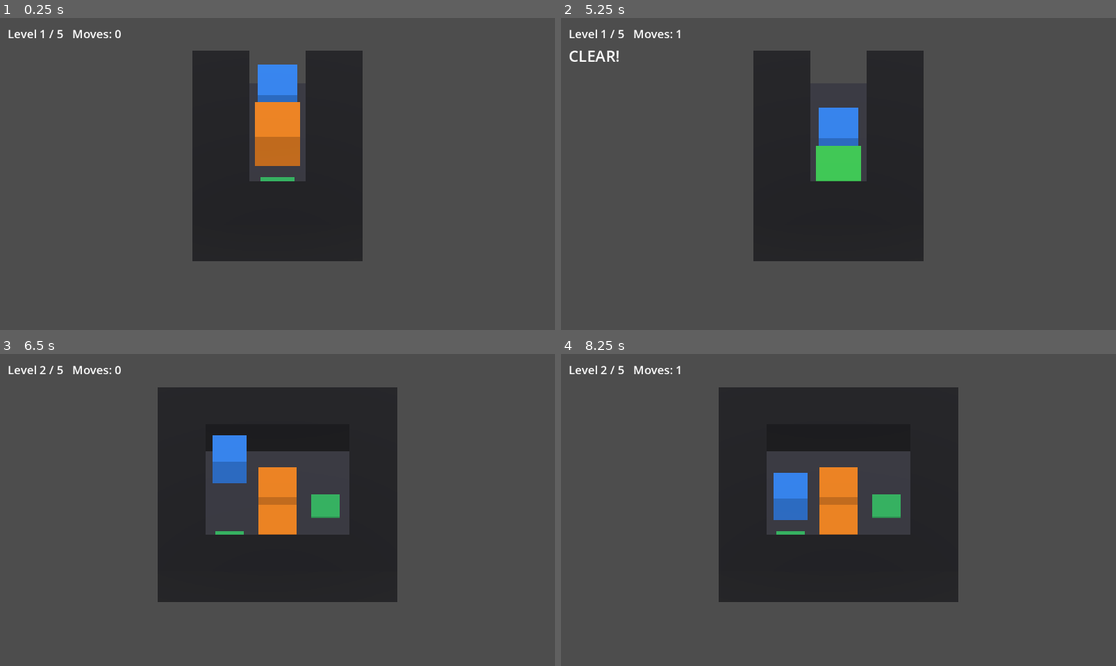
Above: before the commit, frames 1-4 (two rows, left to right).
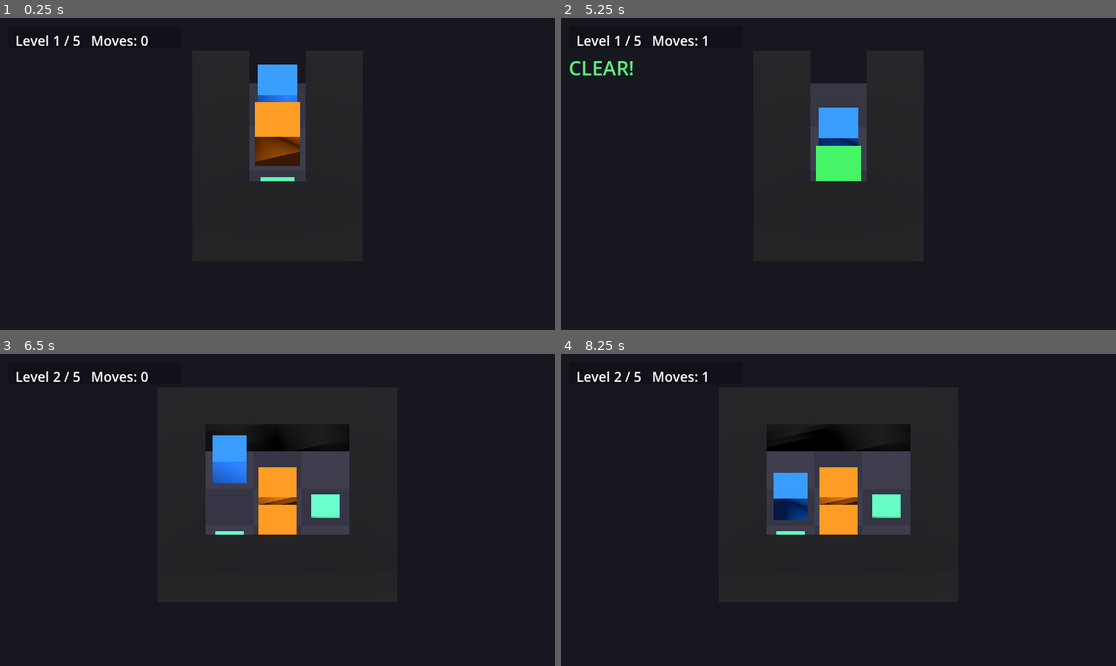
Above: after the commit, the same moments.

Repository: mk76work-design/Antigravity-Games
Game: Godot game, scene res://scenes/Main.tscn
Two runs of this game, one before a commit and one after it. Both use one fixed random seed, a clock stepped at 60 frames per second and the inputs below.
Inputs (mouse positions are in pixels of both pictures, inside the frame that each line leads up to):
- Up to frame 1 (0.25 s): no input
- Up to frame 2 (5.25 s): tap Enter at 0.5, 2, 3.5 s; move the mouse to (960, 158) at 0.52 s; hold Right (ui_right) 0.53-1.25 s; hold Shift 0.53-1.25 s; click (960, 158) at 0.67 s; tap Space at 1.25, 2.75, 4.25 s; drag from (727, 189) to (810, 236) at 1.27 s; move the mouse to (894, 105) at 2.02 s; hold Right (ui_right) 2.03-2.75 s; tap Ctrl at 2.1 s; drag from (810, 236) to (672, 127) at 2.77 s; move the mouse to (1005, 220) at 3.52 s; hold Left (ui_left) 3.53-4.25 s; tap Alt at 3.6 s; drag from (672, 127) to (755, 96) at 4.27 s; move the mouse to (866, 174) at 5.02 s; hold Down (ui_down) from 5.03 s (still down); hold Shift from 5.03 s (still down); click (866, 174) at 5.17 s
- Up to frame 3 (6.5 s): release Down (ui_down) at 5.75 s; release Shift at 5.75 s; drag from (194, 432) to (166, 525) at 5.77 s
- Up to frame 4 (8.25 s): move the mouse to (960, 494) at 6.52 s; hold Up (ui_up) 6.53-7.25 s; tap Ctrl at 6.6 s; drag from (727, 525) to (810, 572) at 7.27 s; move the mouse to (894, 441) at 8.02 s; hold Down (ui_down) from 8.03 s (still down); tap Alt at 8.1 s

The runs differ from the first frame. In frame 1, 82% of the frame differs, in the area x 0-100%, y 0-100%; in frame 2, 82%; in frame 3, 73%; in frame 4, 74%.

Commit message:
Zero-G Cargo: 見た目のブラッシュアップ（視認性・手応え・演出）
Sakurai Presentation/Game Feelスキルの原則に沿って、手描きアセット無し
のまま見た目を改善した。床のチェッカー柄、目標パッドのパルス発光
（判定の強調）、カーゴ着地時のスクイーズ演出と軽い画面振動（手応え）、
WorldEnvironment+DirectionalLightの影による立体感、HUDの半透明パネルと
CLEAR表示のスケールポップ演出を追加。GUT 10/10パスに加え、合成入力に
よる統合テストとXvfbスクリーンショットで実際の色味・演出を目視確認した。

Co-Authored-By: Claude Sonnet 5 <noreply@anthropic.com>
Claude-Session: https://claude.ai/code/session_01KNvKEFPUKfq7eSjuKoV6AZ

Diff:
--- a/ZeroGCargo/scripts/nodes/board_view_3d.gd
+++ b/ZeroGCargo/scripts/nodes/board_view_3d.gd
@@ -5,6 +5,10 @@
 ## 手描きアセット（テクスチャ・3Dモデル）は一切使用しない。
 ## 床・壁・目標パッドはレベル読込時に一度だけ構築し、プレイヤー・カーゴは
 ## 移動のたびに位置差分だけをTweenで補間する（正しさの担保はcore/のGUTテストが担う）。
+## 視認性・手応え演出（Sakurai Presentation/Game Feelスキル準拠）:
+## 床のチェッカー柄、目標パッドのパルス発光、カーゴ移動時のスクイーズ演出を行う。
+
+signal box_landed_on_target
 
 const CELL_SIZE := 1.0
 const WALL_HEIGHT := 1.0
@@ -14,8 +18,13 @@
 const TARGET_HEIGHT := 0.05
 const PLAYER_SIZE := 0.7
 const MOVE_TWEEN_DURATION := 0.12
+const SQUASH_DURATION := 0.08
+const TARGET_PULSE_DURATION := 0.9
+const TARGET_PULSE_MIN_ENERGY := 0.4
+const TARGET_PULSE_MAX_ENERGY := 1.6
 
-const COLOR_FLOOR := Color(0.22, 0.22, 0.26)
+const COLOR_FLOOR_A := Color(0.22, 0.22, 0.26)
+const COLOR_FLOOR_B := Color(0.19, 0.19, 0.23)
 const COLOR_WALL := Color(0.1, 0.1, 0.12)
 const COLOR_BOX := Color(1.0, 0.55, 0.1)
 const COLOR_BOX_ON_TARGET := Color(0.25, 0.85, 0.35)
@@ -26,6 +35,7 @@
 var _player_mesh: MeshInstance3D = null
 var _player_grid_pos: Vector2i = Vector2i.ZERO
 var _box_meshes: Dictionary = {}  # Vector2i(現在位置) -> MeshInstance3D
+var _target_pulse_tweens: Array = []
 
 
 ## レベル読込時に一度だけ呼ぶ。床・壁・目標パッドを含め全て再構築する。
@@ -40,14 +50,11 @@
 			if board.is_wall(pos):
 				_add_static_box(_grid_to_world(pos, WALL_HEIGHT * 0.5), Vector3(CELL_SIZE, WALL_HEIGHT, CELL_SIZE), COLOR_WALL)
 			else:
-				_add_static_box(_grid_to_world(pos, FLOOR_HEIGHT * 0.5), Vector3(CELL_SIZE, FLOOR_HEIGHT, CELL_SIZE), COLOR_FLOOR)
+				var checker_color: Color = COLOR_FLOOR_A if (x + y) % 2 == 0 else COLOR_FLOOR_B
+				_add_static_box(_grid_to_world(pos, FLOOR_HEIGHT * 0.5), Vector3(CELL_SIZE, FLOOR_HEIGHT, CELL_SIZE), checker_color)
 
 	for target_pos in board.get_target_positions():
-		_add_static_box(
-			_grid_to_world(target_pos, FLOOR_HEIGHT + TARGET_HEIGHT * 0.5),
-			Vector3(TARGET_SIZE, TARGET_HEIGHT, TARGET_SIZE),
-			COLOR_TARGET
-		)
+		_add_target_marker(target_pos)
 
 	for box_pos in board.get_box_positions():
 		var color: Color = COLOR_BOX_ON_TARGET if board.is_target(box_pos) else COLOR_BOX
@@ -91,13 +98,25 @@
 		var mesh_instance: MeshInstance3D = _box_meshes[moved_from]
 		_box_meshes.erase(moved_from)
 		_box_meshes[moved_to] = mesh_instance
-		_tween_to(mesh_instance, _grid_to_world(moved_to, FLOOR_HEIGHT + BOX_SIZE * 0.5))
-		_set_box_color(mesh_instance, COLOR_BOX_ON_TARGET if board.is_target(moved_to) else COLOR_BOX)
+		_tween_box_move(mesh_instance, _grid_to_world(moved_to, FLOOR_HEIGHT + BOX_SIZE * 0.5))
+		var landed_on_target: bool = board.is_target(moved_to)
+		_set_box_color(mesh_instance, COLOR_BOX_ON_TARGET if landed_on_target else COLOR_BOX)
+		if landed_on_target:
+			box_landed_on_target.emit()
 
 
+## 予備動作なしの単純な移動用Tween（プレイヤーに使用）。
 func _tween_to(node: Node3D, target_position: Vector3) -> void:
 	var tween := create_tween()
 	tween.tween_property(node, "position", target_position, MOVE_TWEEN_DURATION)
+
+
+## 押し出されたカーゴ用: 移動と同時に進行方向へスクイーズ→復元する（G-1: 発生→フォロースルー）。
+func _tween_box_move(node: Node3D, target_position: Vector3) -> void:
+	var tween := create_tween()
+	tween.tween_property(node, "position", target_position, MOVE_TWEEN_DURATION)
+	tween.parallel().tween_property(node, "scale", Vector3(1.15, 0.8, 1.15), SQUASH_DURATION)
+	tween.tween_property(node, "scale", Vector3.ONE, MOVE_TWEEN_DURATION - SQUASH_DURATION)
 
 
 func _set_box_color(mesh_instance: MeshInstance3D, color: Color) -> void:
@@ -107,6 +126,10 @@
 
 
 func _clear() -> void:
+	for tween in _target_pulse_tweens:
+		if is_instance_valid(tween):
+			tween.kill()
+	_target_pulse_tweens.clear()
 	if _static_root != null:
 		_static_root.queue_free()
 		_static_root = null
@@ -127,6 +150,27 @@
 	_static_root.add_child(mesh_instance)
 
 
+## 目標パッドを生成し、明るさをループで上下させるパルス発光を付与する（F-2: 判定の強調）。
+func _add_target_marker(target_pos: Vector2i) -> void:
+	var mesh_instance := _create_mesh_instance(
+		_grid_to_world(target_pos, FLOOR_HEIGHT + TARGET_HEIGHT * 0.5),
+		Vector3(TARGET_SIZE, TARGET_HEIGHT, TARGET_SIZE),
+		COLOR_TARGET
+	)
+	var box_mesh: BoxMesh = mesh_instance.mesh
+	var mat: StandardMaterial3D = box_mesh.material
+	mat.emission_enabled = true
+	mat.emission = COLOR_TARGET
+	mat.emission_energy_multiplier = TARGET_PULSE_MIN_ENERGY
+	_static_root.add_child(mesh_instance)
+
+	var tween := create_tween()
+	tween.set_loops()
+	tween.tween_property(mat, "emission_energy_multiplier", TARGET_PULSE_MAX_ENERGY, TARGET_PULSE_DURATION)
+	tween.tween_property(mat, "emission_energy_multiplier", TARGET_PULSE_MIN_ENERGY, TARGET_PULSE_DURATION)
+	_target_pulse_tweens.append(tween)
+
+
 ## 親を持たないMeshInstance3Dを生成する（呼び出し側で add_child する）。
 func _create_mesh_instance(world_pos: Vector3, size: Vector3, color: Color) -> MeshInstance3D:
 	# 静的なプリミティブ形状のみで良いため、実行時にブール演算が走るCSGBox3Dではなく
--- a/ZeroGCargo/scripts/nodes/hud.gd
+++ b/ZeroGCargo/scripts/nodes/hud.gd
@@ -3,21 +3,34 @@
 
 ## レベル番号・手数・クリア表示のみを担当するUI。ノードはコードで構築する
 ## （手描きレイアウト作成を避け、テキストベースで完結させるため）。
+## Sakurai Presentationスキルの原則（文字サイズは大きめ、重要な情報は視覚的に強調）に基づき、
+## 半透明パネル背景とCLEAR表示のポップ演出を付与する。
 
+const STATUS_FONT_SIZE := 28
+const CLEARED_FONT_SIZE := 40
+const PANEL_PADDING := Vector2(16, 12)
+const CLEARED_POP_DURATION := 0.25
+
+var _status_panel: Panel
 var _status_label: Label
 var _cleared_label: Label
 
 
 func _ready() -> void:
+	_status_panel = _create_panel(Vector2(16, 16), Vector2(360, 48))
+	add_child(_status_panel)
+
 	_status_label = Label.new()
-	_status_label.position = Vector2(16, 16)
-	_status_label.add_theme_font_size_override("font_size", 24)
-	add_child(_status_label)
+	_status_label.position = PANEL_PADDING
+	_status_label.add_theme_font_size_override("font_size", STATUS_FONT_SIZE)
+	_status_panel.add_child(_status_label)
 
 	_cleared_label = Label.new()
-	_cleared_label.position = Vector2(16, 56)
-	_cleared_label.add_theme_font_size_override("font_size", 32)
+	_cleared_label.position = Vector2(16, 76)
+	_cleared_label.add_theme_font_size_override("font_size", CLEARED_FONT_SIZE)
+	_cleared_label.add_theme_color_override("font_color", Color(0.35, 0.95, 0.5))
 	_cleared_label.visible = false
+	_cleared_label.pivot_offset = Vector2(0, CLEARED_FONT_SIZE * 0.5)
 	add_child(_cleared_label)
 
 
@@ -27,10 +40,32 @@
 
 
 func show_level_cleared() -> void:
-	_cleared_label.text = "CLEAR!"
-	_cleared_label.visible = true
+	_show_cleared_text("CLEAR!")
 
 
 func show_all_levels_completed() -> void:
-	_cleared_label.text = "ALL LEVELS CLEARED!"
+	_show_cleared_text("ALL LEVELS CLEARED!")
+
+
+func _show_cleared_text(text: String) -> void:
+	_cleared_label.text = text
 	_cleared_label.visible = true
+	_cleared_label.scale = Vector2(0.4, 0.4)
+	var tween := create_tween()
+	tween.set_trans(Tween.TRANS_BACK)
+	tween.set_ease(Tween.EASE_OUT)
+	tween.tween_property(_cleared_label, "scale", Vector2.ONE, CLEARED_POP_DURATION)
+
+
+func _create_panel(pos: Vector2, size: Vector2) -> Panel:
+	var panel := Panel.new()
+	panel.position = pos
+	panel.size = size
+	var style := StyleBoxFlat.new()
+	style.bg_color = Color(0.05, 0.05, 0.08, 0.55)
+	style.corner_radius_top_left = 8
+	style.corner_radius_top_right = 8
+	style.corner_radius_bottom_left = 8
+	style.corner_radius_bottom_right = 8
+	panel.add_theme_stylebox_override("panel", style)
+	return panel
--- a/ZeroGCargo/scripts/nodes/main.gd
+++ b/ZeroGCargo/scripts/nodes/main.gd
@@ -1,11 +1,16 @@
 extends Node3D
 
-## エントリポイント。カメラ・ライトの固定セットアップ、CargoBoardの生成、
+## エントリポイント。カメラ・ライト・環境光の固定セットアップ、CargoBoardの生成、
 ## PlayerController/BoardView3D/HUDの結線、レベル進行の橋渡しを行う。
+## カーゴが目標パッドに乗った瞬間の軽い画面振動（Sakurai Game Feelスキル準拠、H-3の"light"相当）も担う。
 
 const LEVEL_CLEAR_DELAY_SEC := 1.0
+const SHAKE_INTENSITY := 0.06
+const SHAKE_OUT_DURATION := 0.05
+const SHAKE_RETURN_DURATION := 0.12
 
 var _camera: Camera3D
+var _camera_base_position: Vector3 = Vector3.ZERO
 var _view: BoardView3D
 var _controller: PlayerController
 var _hud: Hud
@@ -15,12 +20,16 @@
 	_camera = Camera3D.new()
 	add_child(_camera)
 
+	_setup_environment()
+
 	var light := DirectionalLight3D.new()
 	light.rotation_degrees = Vector3(-55, -30, 0)
+	light.shadow_enabled = true
 	add_child(light)
 
 	_view = BoardView3D.new()
 	add_child(_view)
+	_view.box_landed_on_target.connect(_on_box_landed_on_target)
 
 	_hud = Hud.new()
 	add_child(_hud)
@@ -31,6 +40,20 @@
 	_controller.level_cleared.connect(_on_level_cleared)
 
 	_load_current_level()
+
+
+## 光の当たり方で立体感を出すため、環境光を暗めに抑えて方向光とのコントラストを作る（F-1）。
+func _setup_environment() -> void:
+	var environment := Environment.new()
+	environment.background_mode = Environment.BG_COLOR
+	environment.background_color = Color(0.09, 0.09, 0.12)
+	environment.ambient_light_source = Environment.AMBIENT_SOURCE_COLOR
+	environment.ambient_light_color = Color(0.3, 0.3, 0.38)
+	environment.ambient_light_energy = 0.5
+
+	var world_environment := WorldEnvironment.new()
+	world_environment.environment = environment
+	add_child(world_environment)
 
 
 func _load_current_level() -> void:
@@ -53,7 +76,8 @@
 	var board_span: float = max(board.width, board.height) * cell_size
 	_camera.projection = Camera3D.PROJECTION_ORTHOGONAL
 	_camera.size = board_span + cell_size * 1.5
-	_camera.position = center + Vector3(0.0, board_span * 0.9, board_span * 0.75)
+	_camera_base_position = center + Vector3(0.0, board_span * 0.9, board_span * 0.75)
+	_camera.position = _camera_base_position
 	_camera.look_at(center, Vector3.UP)
 
 
@@ -69,3 +93,11 @@
 		_load_current_level()
 	else:
 		_hud.show_all_levels_completed()
+
+
+## カーゴが目標パッドに乗った手応えとして、軽い画面振動を1回入れる（減衰つき）。
+func _on_box_landed_on_target() -> void:
+	var offset := Vector3(randf_range(-1.0, 1.0), 0.0, randf_range(-1.0, 1.0)) * SHAKE_INTENSITY
+	var tween := create_tween()
+	tween.tween_property(_camera, "position", _camera_base_position + offset, SHAKE_OUT_DURATION)
+	tween.tween_property(_camera, "position", _camera_base_position, SHAKE_RETURN_DURATION)
Not shown, changed: ZeroGCargo/docs/LESSONS_LEARNED.md
Not shown, changed: ZeroGCargo/docs/PROJECT_STRUCTURE.md
Not shown, changed: ZeroGCargo/docs/REPO_MAP.md
